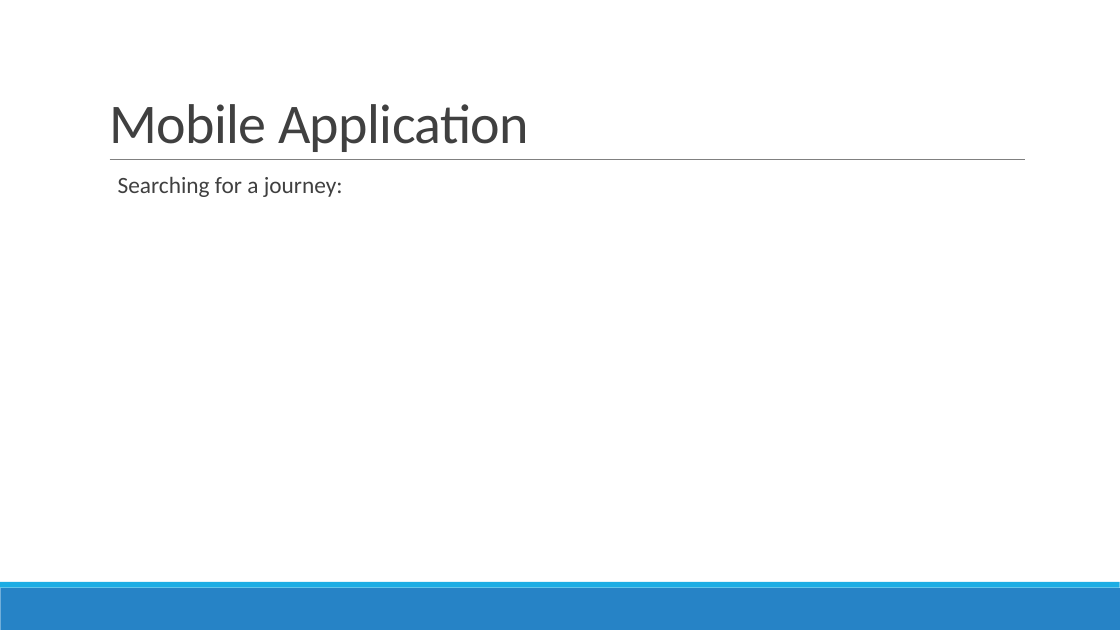
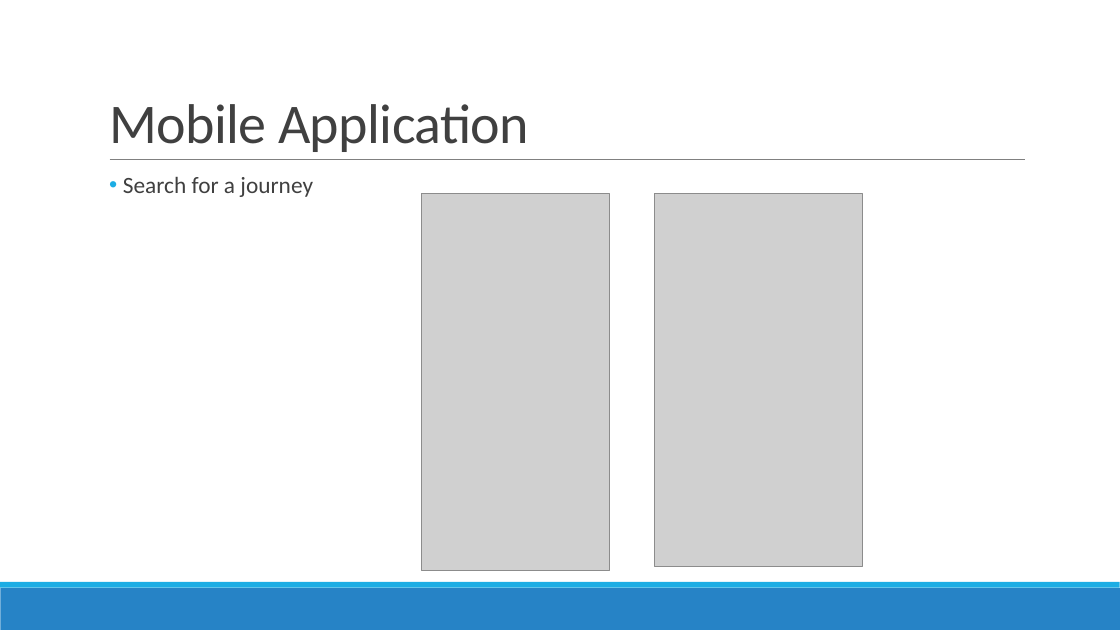
Before and after one commit to GoelBiju/Travel-Management-System, a slide deck: slide 8 of Documents/Presentation/PRCS252E - Presentation.pptx (slide 10 before the commit). Drawn at 1120x630 pixels with LibreOffice and Linux fonts; fonts in the diff are those of the drawing; grey boxes stand for pictures. Boxes give left, top, right and bottom in pixels: in the first picture for what was removed or moved away, otherwise in the second. Text is boxed around its words. In the diff, an @@ line names an element or a change of style, - is before the commit and + after.

Commit message:
Added screenshots to presentation

```diff
--- a/Documents/Presentation/PRCS252E - Presentation.pptx
+++ b/Documents/Presentation/PRCS252E - Presentation.pptx
@@ text at box(123, 177, 313, 197): text changed @@
-  Searching for a journey:
+• Search for a journey
@@ picture added at box(421, 194, 610, 571) @@
@@ picture added at box(655, 194, 863, 566) @@
```
Also in this commit, not shown: 11 other slides changed, 8 slides removed.
